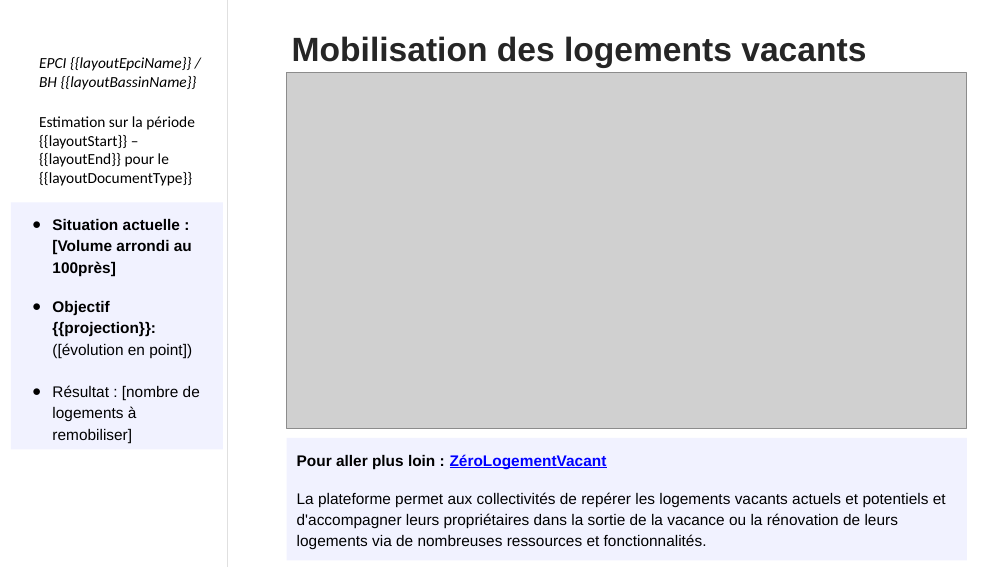
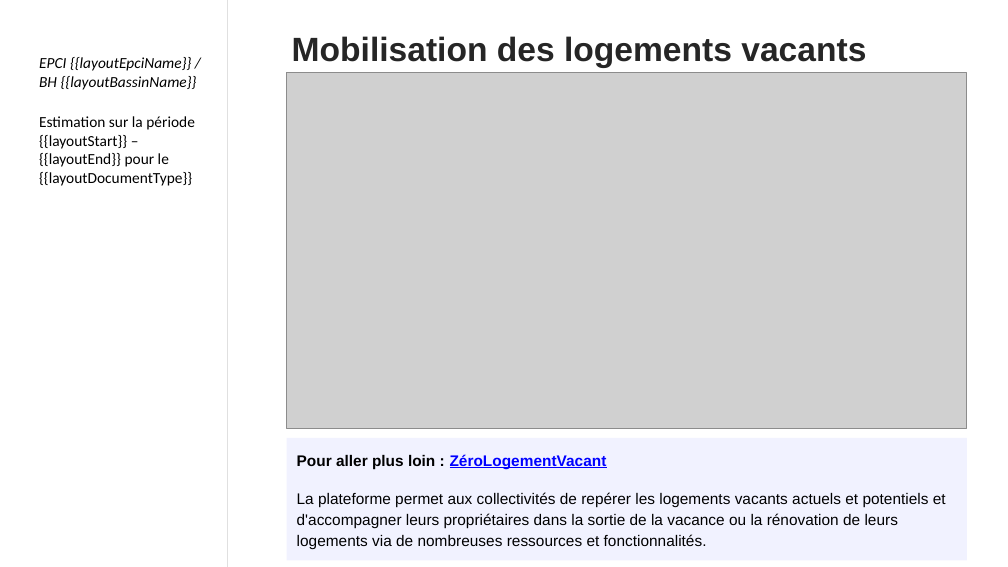
Before and after one commit to MTES-MCT/otelo-back, a slide deck: slide 23 of public/ppt/template.pptx. Drawn at 1008x567 pixels with LibreOffice and Linux fonts; fonts in the diff are those of the drawing; grey boxes stand for pictures; background and template pictures are left out. Boxes give left, top, right and bottom in pixels: in the first picture for what was removed or moved away, otherwise in the second. Text is boxed around its words. In the diff, an @@ line names an element or a change of style, - is before the commit and + after.

```diff
--- a/public/ppt/template.pptx
+++ b/public/ppt/template.pptx
@@ rectangle removed at box(11, 203, 223, 450) @@
-● Situation actuelle : [Volume arrondi au 100près]
-● Objectif {{projection}}: ([évolution en point])
-● Résultat : [nombre de logements à remobiliser]
```
Also in this commit, not shown: 7 other slides changed, 5 other files.
